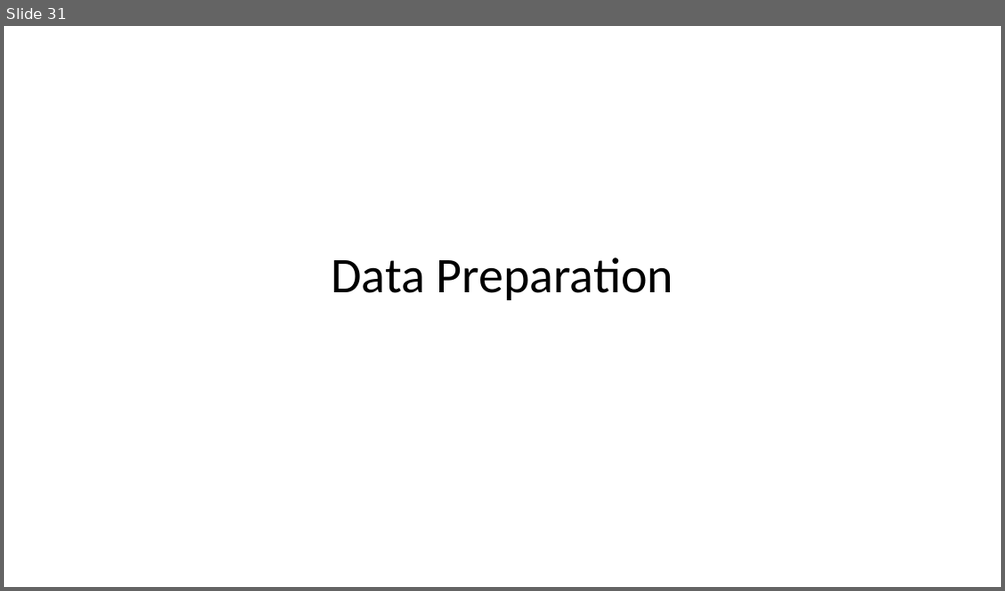
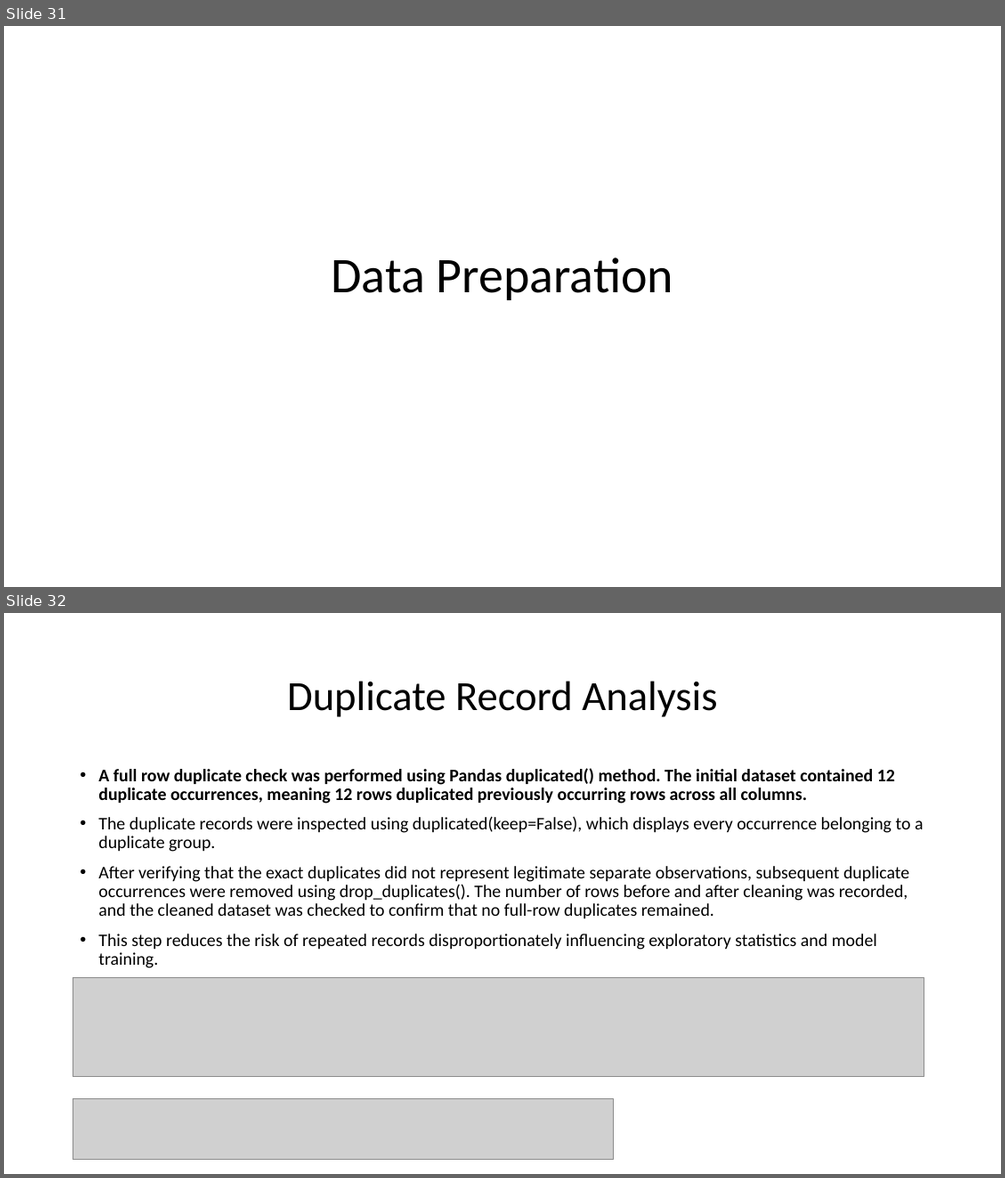
Before and after one commit to anoopungrd/sgh-advanced-analytics-big-data, a slide deck: semester-1/data-mining/project/documentation/Bank Marketing - Term Deposit Subscription.pptx. Shown one above the other, each under a label of ours: slide 31 before the commit, slides 31 and 32 after it. The pictures are 1005x591 and 1005x1178 pixels, drawn with LibreOffice and Linux fonts; fonts in the diff are those of the drawing; grey boxes stand for pictures. Boxes give left, top, right and bottom in pixels: in the first picture for what was removed or moved away, otherwise in the second. Text is boxed around its words. In the diff, an @@ line names an element or a change of style, - is before the commit and + after.

```diff
--- a/semester-1/data-mining/project/documentation/Bank Marketing - Term Deposit Subscription.pptx
+++ b/semester-1/data-mining/project/documentation/Bank Marketing - Term Deposit Subscription.pptx
@@ slide 32 added at [4,613,1001,1174], background #FFFFFF @@
@@ title added at [287,681,717,717], 40 pt, text #000000 @@
+Duplicate Record Analysis
@@ text added at [98,768,923,968], 17 pt, text #000000 @@
+• A full row duplicate check was performed using Pandas duplicated() method. The initial dataset contained 12 duplicate occurrences, meaning 12 rows duplicated previously occurring rows across all columns.
+• The duplicate records were inspected using duplicated(keep=False), which displays every occurrence belonging to a duplicate group.
+• After verifying that the exact duplicates did not represent legitimate separate observations, subsequent duplicate occurrences were removed using drop_duplicates(). The number of rows before and after cleaning was recorded, and the cleaned dataset was checked to confirm that no full-row duplicates remained.
+• This step reduces the risk of repeated records disproportionately influencing exploratory statistics and model training.
@@ picture added at [73,977,923,1077] @@
@@ picture added at [73,1099,614,1159] @@
```
Also in this commit, not shown: 22 slides changed, 19 other slides added, 11 other files.
